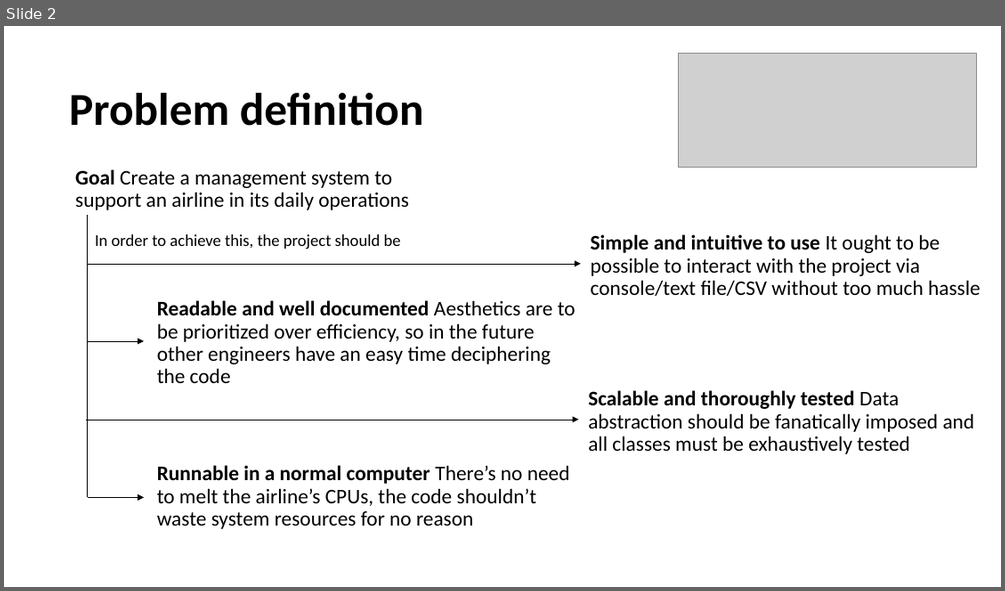
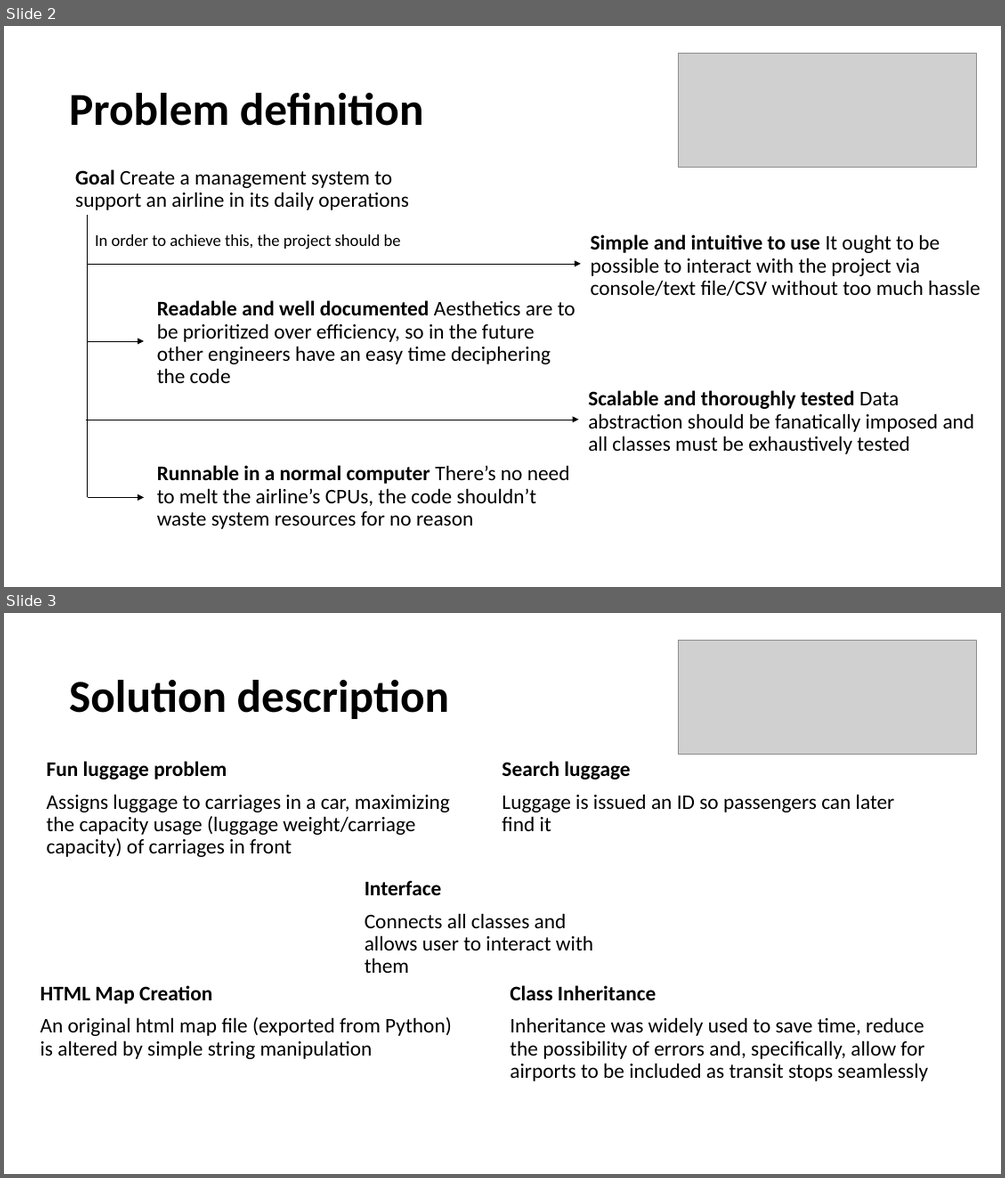
Before and after one commit to gpe0/AED-1, a slide deck: Airline_Information_Management.pptx. Shown one above the other, each under a label of ours: slide 2 before the commit, slides 2 and 3 after it. The pictures are 1005x591 and 1005x1178 pixels, drawn with LibreOffice and Linux fonts; fonts in the diff are those of the drawing; grey boxes stand for pictures. Boxes give left, top, right and bottom in pixels: in the first picture for what was removed or moved away, otherwise in the second. Text is boxed around its words. In the diff, an @@ line names an element or a change of style, - is before the commit and + after.

```diff
--- a/Airline_Information_Management.pptx
+++ b/Airline_Information_Management.pptx
@@ slide 3 added at box(4, 613, 1001, 1174), background #FFFFFF @@
@@ picture added at box(679, 640, 976, 755) @@
@@ text added at box(69, 680, 449, 719), 44 pt, text #000000, bold @@
+Solution description
@@ text added at box(47, 761, 450, 857), 20 pt, text #000000 @@
+Fun luggage problem
+Assigns luggage to carriages in a car, maximizing the capacity usage (luggage weight/carriage capacity) of carriages in front
@@ text added at box(502, 761, 895, 831), 20 pt, text #000000 @@
+Search luggage
+Luggage is issued an ID so passengers can later find it
@@ text added at box(364, 880, 593, 973), 20 pt, text #000000 @@
+Interface
+Connects all classes and allows user to interact with them
@@ text added at box(40, 985, 452, 1059), 20 pt, text #000000 @@
+HTML Map Creation
+An original html map file (exported from Python) is altered by simple string manipulation
@@ text added at box(510, 985, 928, 1081), 20 pt, text #000000 @@
+Class Inheritance
+Inheritance was widely used to save time, reduce the possibility of errors and, specifically, allow for airports to be included as transit stops seamlessly
```
Also in this commit, not shown: 2 slides changed, 3 other slides added, 5 slides removed.
